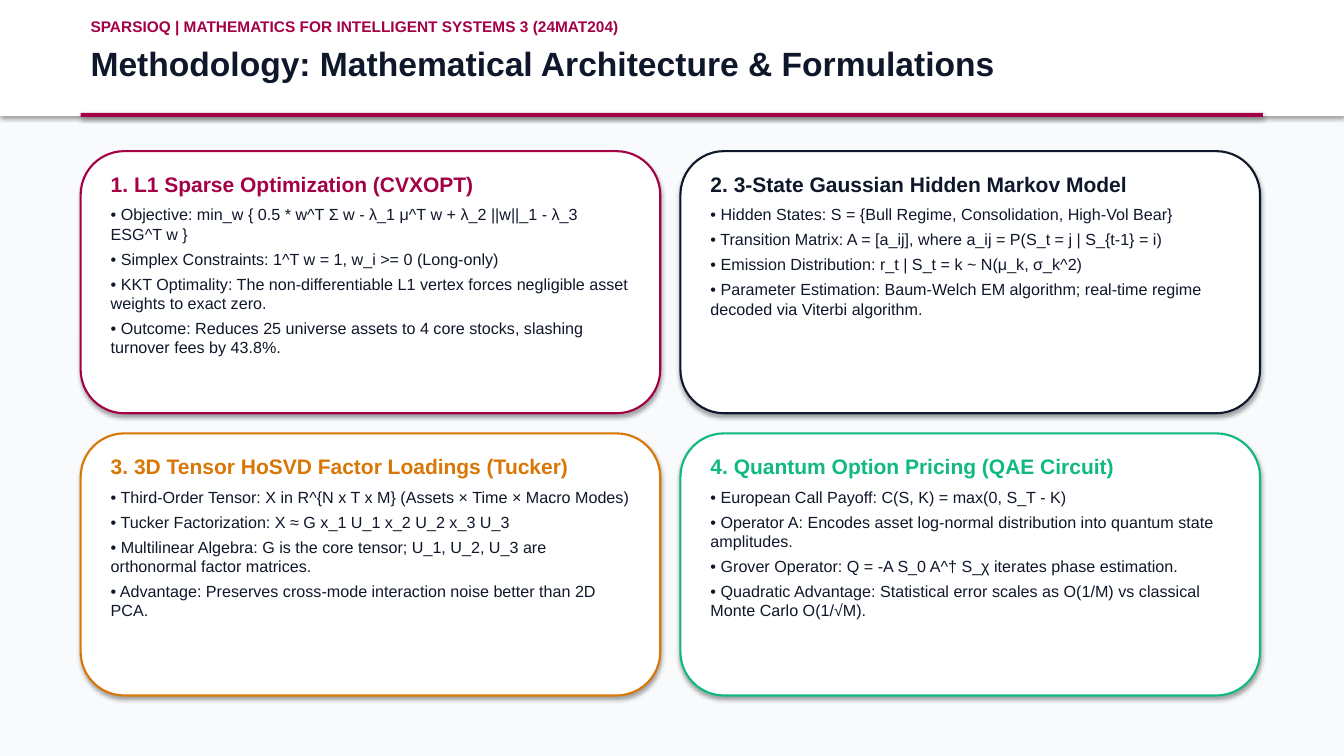
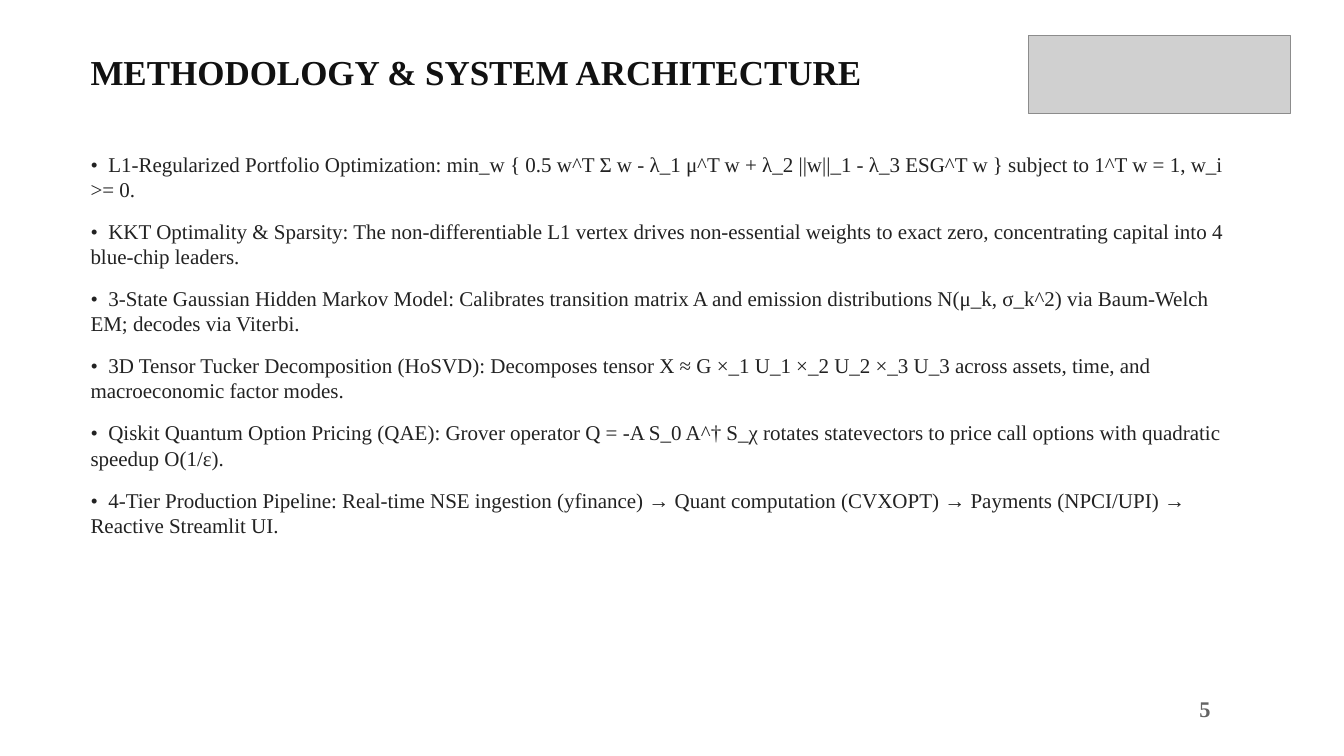
Before and after one commit to mhalsa-aine/SparsioQ-Platform, a slide deck: slide 6 of SparsioQ_Final_Project_Review_Presentation.pptx. Drawn at 1344x756 pixels with LibreOffice and Linux fonts; fonts in the diff are those of the drawing; grey boxes stand for pictures. Boxes give left, top, right and bottom in pixels: in the first picture for what was removed or moved away, otherwise in the second. Text is boxed around its words. In the diff, an @@ line names an element or a change of style, - is before the commit and + after.

```diff
--- a/SparsioQ_Final_Project_Review_Presentation.pptx
+++ b/SparsioQ_Final_Project_Review_Presentation.pptx
@@ rectangle at box(0, 0, 1344, 756): fill #F8FAFC to #FFFFFF @@
@@ rectangle removed at box(0, 0, 1344, 116) @@
@@ text removed at box(91, 21, 618, 35) @@
-SPARSIOQ | MATHEMATICS FOR INTELLIGENT SYSTEMS 3 (24MAT204)
@@ picture added at box(1028, 35, 1291, 114) @@
@@ text at box(91, 62, 861, 86): text changed; size 24 to 25 pt; font Arial to Times New Roman; text colour #0F172A to #111111 @@
-Methodology: Mathematical Architecture & Formulations
+METHODOLOGY & SYSTEM ARCHITECTURE
@@ rectangle removed at box(81, 113, 1263, 117) @@
@@ rounded rectangle removed at box(81, 151, 660, 413) @@
@@ text added at box(91, 157, 1222, 534), 15 pt, text #222222 @@
+• L1-Regularized Portfolio Optimization: min_w { 0.5 w^T Σ w - λ_1 μ^T w + λ_2 ||w||_1 - λ_3 ESG^T w } subject to 1^T w = 1, w_i >= 0.
+• KKT Optimality & Sparsity: The non-differentiable L1 vertex drives non-essential weights to exact zero, concentrating capital into 4 blue-chip leaders.
+• 3-State Gaussian Hidden Markov Model: Calibrates transition matrix A and emission distributions N(μ_k, σ_k^2) via Baum-Welch EM; decodes via Viterbi.
+• 3D Tensor Tucker Decomposition (HoSVD): Decomposes tensor X ≈ G ×_1 U_1 ×_2 U_2 ×_3 U_3 across assets, time, and macroeconomic factor modes.
+• Qiskit Quantum Option Pricing (QAE): Grover operator Q = -A S_0 A^† S_χ rotates statevectors to price call options with quadratic speedup O(1/ε).
+• 4-Tier Production Pipeline: Real-time NSE ingestion (yfinance) → Quant computation (CVXOPT) → Payments (NPCI/UPI) → Reactive Streamlit UI.
@@ text removed at box(111, 176, 628, 357) @@
-1. L1 Sparse Optimization (CVXOPT)
-• Objective: min_w { 0.5 * w^T Σ w - λ_1 μ^T w + λ_2 ||w||_1 - λ_3 ESG^T w }
-• Simplex Constraints: 1^T w = 1, w_i >= 0 (Long-only)
-• KKT Optimality: The non-differentiable L1 vertex forces negligible asset weights to exact zero.
-• Outcome: Reduces 25 universe assets to 4 core stocks, slashing turnover fees by 43.8%.
@@ rounded rectangle removed at box(681, 151, 1260, 413) @@
@@ text removed at box(710, 176, 1201, 318) @@
-2. 3-State Gaussian Hidden Markov Model
-• Hidden States: S = {Bull Regime, Consolidation, High-Vol Bear}
-• Transition Matrix: A = [a_ij], where a_ij = P(S_t = j | S_{t-1} = i)
-• Emission Distribution: r_t | S_t = k ~ N(μ_k, σ_k^2)
-• Parameter Estimation: Baum-Welch EM algorithm; real-time regime decoded via Viterbi algorithm.
@@ rounded rectangle removed at box(81, 434, 660, 696) @@
@@ rounded rectangle removed at box(681, 434, 1260, 696) @@
@@ text removed at box(111, 458, 629, 616) @@
-3. 3D Tensor HoSVD Factor Loadings (Tucker)
-• Third-Order Tensor: X in R^{N x T x M} (Assets × Time × Macro Modes)
-• Tucker Factorization: X ≈ G x_1 U_1 x_2 U_2 x_3 U_3
-• Multilinear Algebra: G is the core tensor; U_1, U_2, U_3 are orthonormal factor matrices.
-• Advantage: Preserves cross-mode interaction noise better than 2D PCA.
@@ text removed at box(710, 458, 1213, 620) @@
-4. Quantum Option Pricing (QAE Circuit)
-• European Call Payoff: C(S, K) = max(0, S_T - K)
-• Operator A: Encodes asset log-normal distribution into quantum state amplitudes.
-• Grover Operator: Q = -A S_0 A^† S_χ iterates phase estimation.
-• Quadratic Advantage: Statistical error scales as O(1/M) vs classical Monte Carlo O(1/√M).
@@ text added at box(1199, 702, 1210, 717), 16 pt, text #646464, bold @@
+5
```
Also in this commit, not shown: 10 other slides changed, 2 slides added, 2 slides removed.
